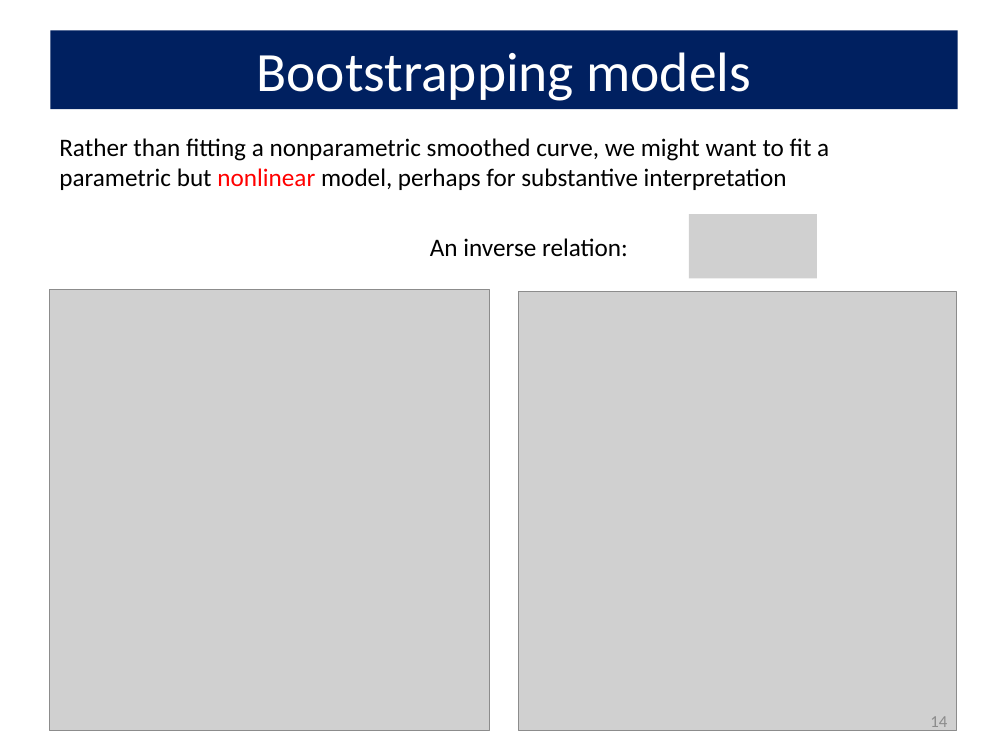
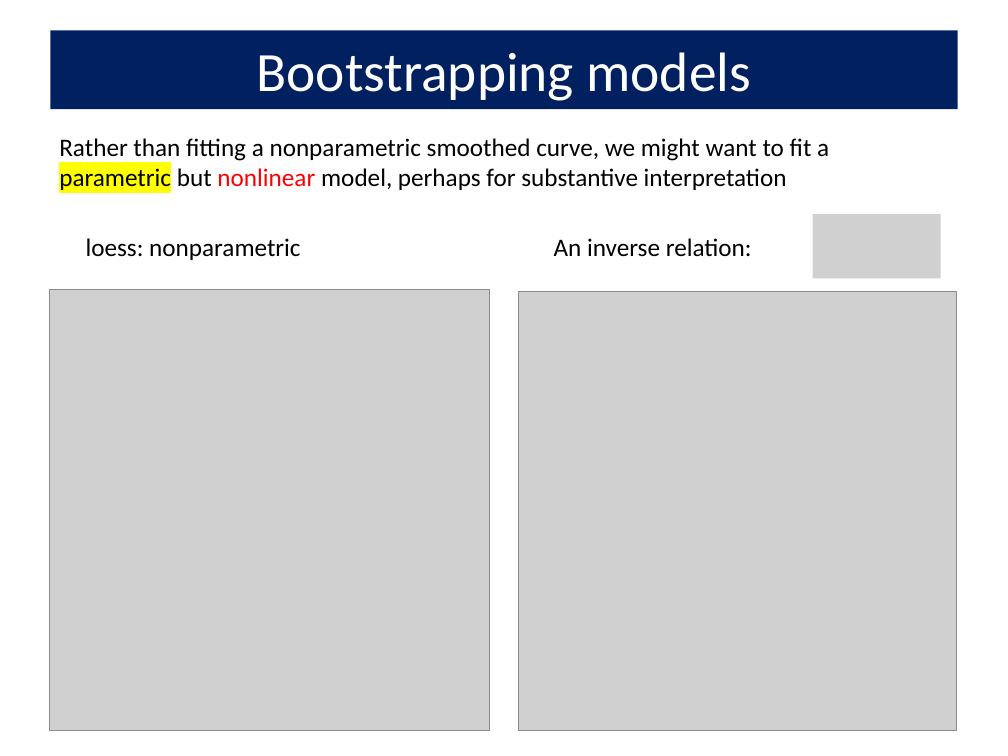
Before and after one commit to friendly/6135, a slide deck: slide 14 of docs/lectures/bootstrap.pptx. Drawn at 1008x756 pixels with LibreOffice and Linux fonts; fonts in the diff are those of the drawing; grey boxes stand for pictures. Boxes give left, top, right and bottom in pixels: in the first picture for what was removed or moved away, otherwise in the second. Text is boxed around its words. In the diff, an @@ line names an element or a change of style, - is before the commit and + after.

```diff
--- a/docs/lectures/bootstrap.pptx
+++ b/docs/lectures/bootstrap.pptx
@@ text "Rather than fitting a nonparametric ..." at bbox=[59, 138, 829, 190]: highlight none to #FFFF00 in "parametric" @@
@@ text added at bbox=[86, 238, 300, 260], 18 pt, text #000000 @@
+loess: nonparametric
@@ text "An inverse relation:": place and size @@
-text "An inverse relation:" at bbox=[430, 238, 628, 257]
+text "An inverse relation:" at bbox=[554, 238, 752, 257]
@@ picture removed at bbox=[688, 214, 816, 278] @@
@@ picture added at bbox=[812, 214, 940, 278] @@
```
Also in this commit, not shown: 7 other slides changed, 53 other files.
